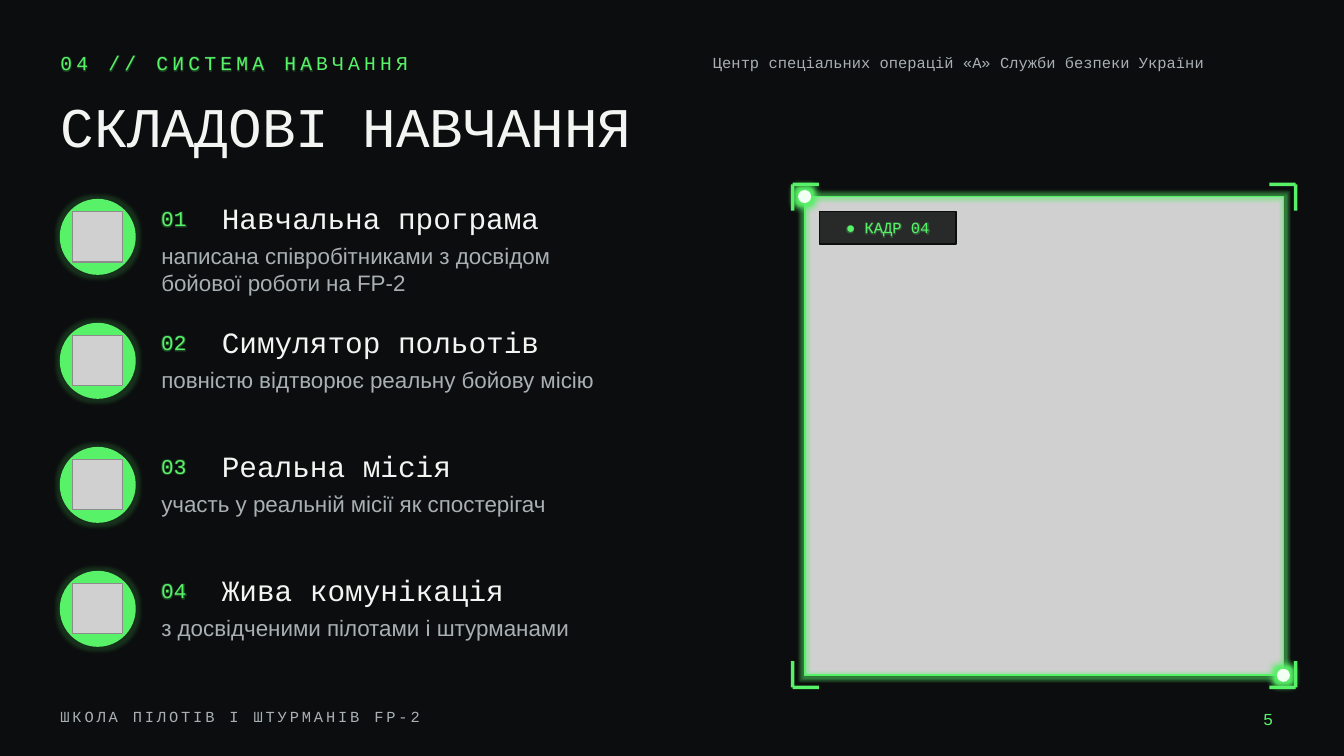
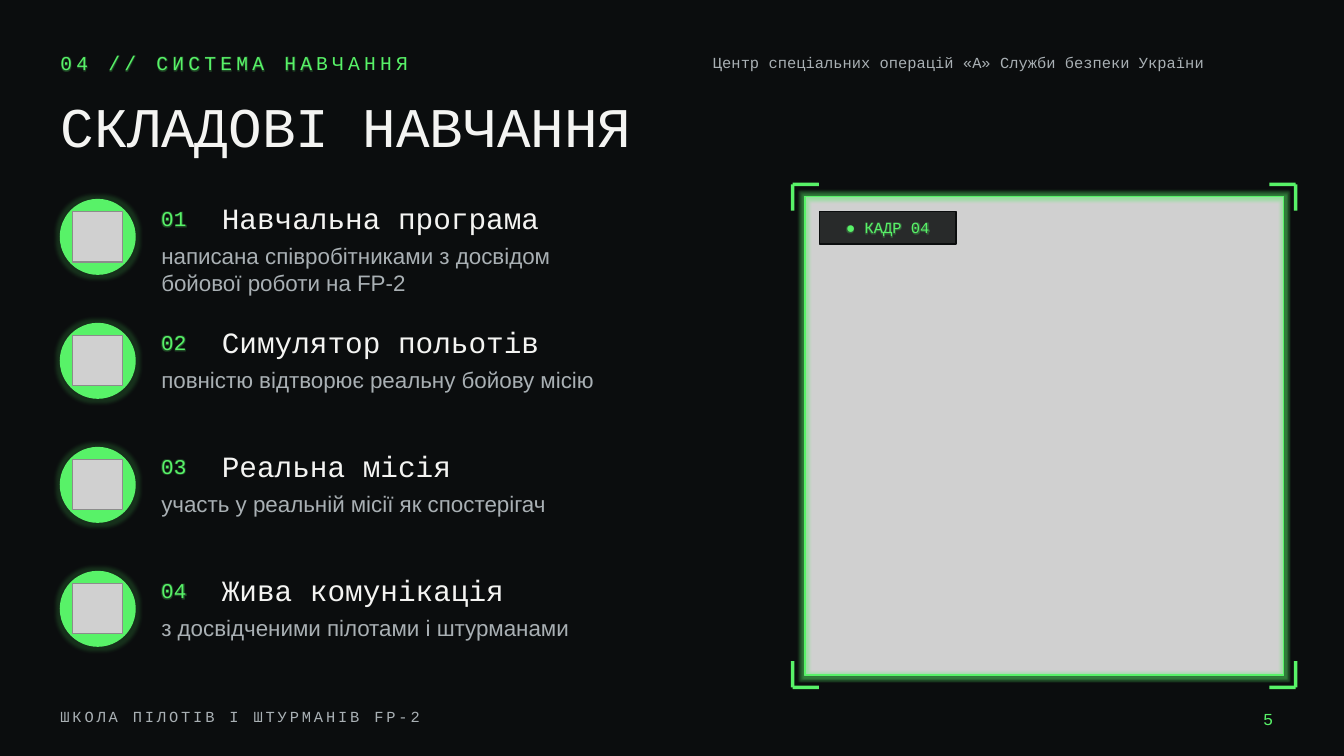
Before and after one commit to BudzherakNatalia/p10, a slide deck: slide 5 of FP-2_v23_modern.pptx. Drawn at 1344x756 pixels with LibreOffice and Linux fonts; fonts in the diff are those of the drawing; grey boxes stand for pictures; background and template pictures are left out. Boxes give left, top, right and bottom in pixels: in the first picture for what was removed or moved away, otherwise in the second. Text is boxed around its words. In the diff, an @@ line names an element or a change of style, - is before the commit and + after.

```diff
--- a/FP-2_v23_modern.pptx
+++ b/FP-2_v23_modern.pptx
@@ ellipse removed at [799, 191, 811, 203] @@
@@ ellipse removed at [799, 191, 812, 204] @@
@@ ellipse removed at [800, 192, 810, 202] @@
@@ ellipse removed at [801, 193, 809, 201] @@
@@ ellipse removed at [801, 192, 810, 201] @@
@@ ellipse removed at [802, 194, 809, 201] @@
@@ ellipse removed at [803, 195, 807, 199] @@
@@ ellipse removed at [803, 194, 808, 199] @@
@@ ellipse removed at [1277, 669, 1290, 682] @@
@@ ellipse removed at [1277, 668, 1291, 682] @@
@@ ellipse removed at [1278, 670, 1289, 681] @@
@@ ellipse removed at [1279, 671, 1288, 680] @@
@@ ellipse removed at [1279, 670, 1289, 680] @@
@@ ellipse removed at [1280, 673, 1288, 680] @@
@@ ellipse removed at [1281, 674, 1286, 678] @@
@@ ellipse removed at [1281, 673, 1287, 678] @@
```
Also in this commit, not shown: 4 other slides changed.
